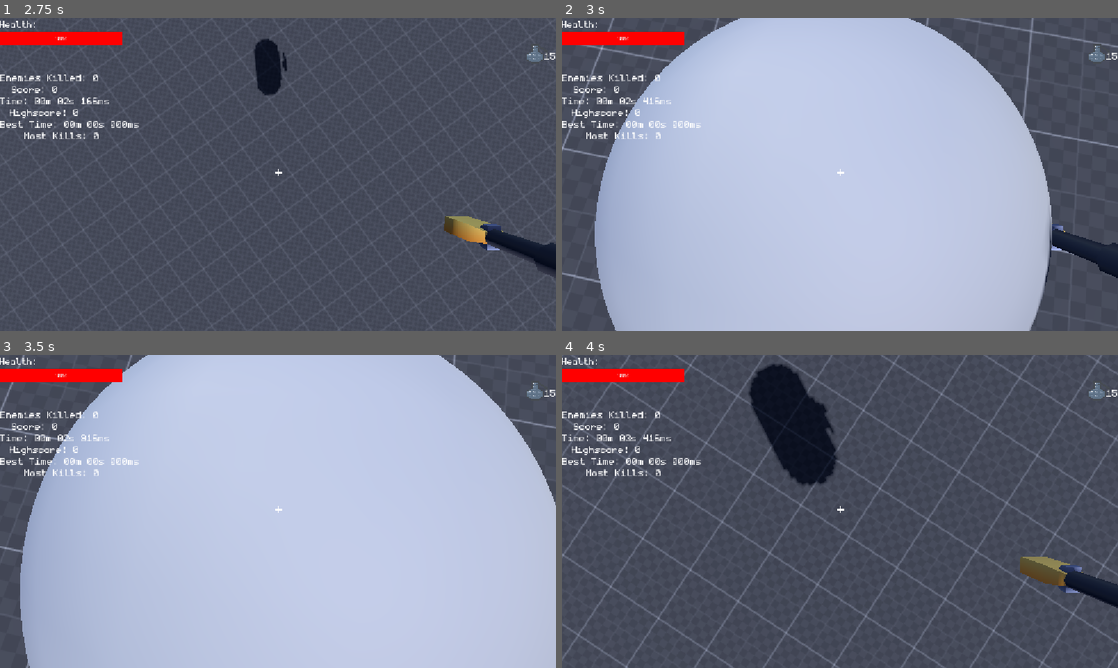
Above: before the commit, frames 1-4 (two rows, left to right).
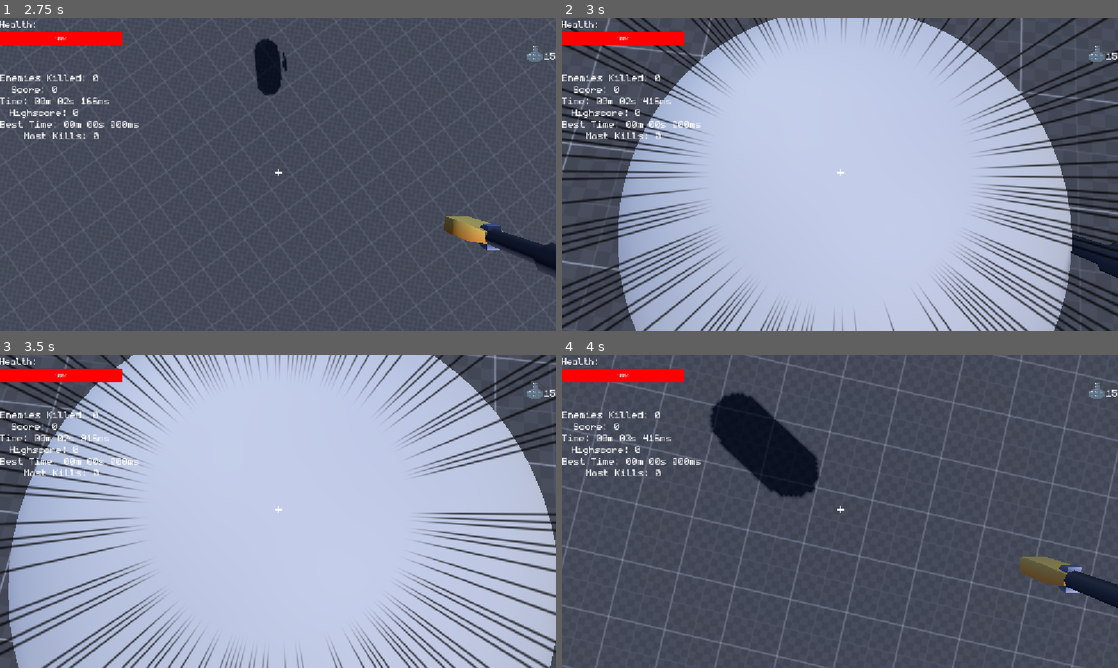
Above: after the commit, the same moments.

Repository: Enkrypt512/Cool-Movement-Game
Game: Godot game, scene res://Scenes/Menu.tscn
Two runs of this game, one before a commit and one after it. Both use one fixed random seed, a clock stepped at 60 frames per second and the inputs below.
Inputs (mouse positions are in pixels of both pictures, inside the frame that each line leads up to):
- Up to frame 1 (2.75 s): click "Start" at 0.5 s; tap Enter at 1.25 s; move the mouse to (305, 174) at 1.27 s; hold Ctrl (Crouch) 1.28-2.03 s; hold W (Forward) from 1.28 s (still down); tap Space (Jump) at 1.52, 1.82, 2.27, 2.3, 2.57 s; tap Alt (Freelook) at 1.55, 2.1 s; move the mouse to (250, 174) at 2.02 s
- Up to frame 2 (3 s): keep holding W (Forward); move the mouse to (851, 168) at 2.77 s; hold Ctrl (Crouch) from 2.78 s (still down); tap Space (Jump) at 2.85 s
- Up to frame 3 (3.5 s): keep holding W (Forward); keep holding Ctrl (Crouch)
- Up to frame 4 (4 s): keep holding W (Forward); move the mouse to (834, 517) at 3.52 s; release Ctrl (Crouch) at 3.53 s; right-click (834, 517) at 3.6 s; tap Space (Jump) at 3.77 s; tap Alt (Freelook) at 3.8 s

Frame 1 is identical in both runs. In frame 2, 19% of the frame differs, in the area x 0-100%, y 0-100%; in frame 3, 15%; in frame 4, 13%.

Commit message:
Change Save File Location And Fix Infinte Going Up Bug And Change KM/s to m/s

Diff:
--- a/Scripts/Game Manager.gd
+++ b/Scripts/Game Manager.gd
@@ -46,17 +46,17 @@
 
 func Save_Stats() -> void:
 	var Config: ConfigFile = ConfigFile.new()
-	Config.load("user://Settings.cfg")
+	Config.load("user://Save.cfg")
 	Config.set_value("Stats", "Highscore", Highscore)
 	Config.set_value("Stats", "Most Enemies Killed", Most_Enemies_Killed)
 	Config.set_value("Stats", "Best Time", Best_Time)
-	var error := Config.save("user://Settings.cfg")
+	var error := Config.save("user://Save.cfg")
 	if error != OK:
 		print("Failed to save stats. Error code: ", error)
 
 func Load_Stats() -> void:
 	var Config: ConfigFile = ConfigFile.new()
-	if Config.load("user://Settings.cfg") == OK:
+	if Config.load("user://Save.cfg") == OK:
 		Highscore = Config.get_value("Stats", "Highscore", 0)
 		Most_Enemies_Killed = Config.get_value("Stats", "Most Enemies Killed", 0)
 		Best_Time = Config.get_value("Stats", "Best Time", 0.0)
--- a/Scripts/HUD.gd
+++ b/Scripts/HUD.gd
@@ -12,4 +12,4 @@
 func _process(_delta: float) -> void:
 	Health_Bar.value = Player.Health
 	if GameManager.Speedometer:
-		Speedometer.text = str(round(int(Player.velocity.length()))) + "km/s"
+		Speedometer.text = str(round(int(Player.velocity.length()))) + "m/s"
--- a/Scripts/InGame Menu.gd
+++ b/Scripts/InGame Menu.gd
@@ -1,7 +1,7 @@
 extends Control
 
 var Current_Button : Button
-@export var Save_Path:String = "user://Settings.cfg"
+@export var Save_Path:String = "user://Save.cfg"
 var Local_Player: CharacterBody3D = null
 
 @onready var Forward: Button = $Settings/Binds/Forward
--- a/Scripts/Main.gd
+++ b/Scripts/Main.gd
@@ -8,7 +8,7 @@
 @onready var Main_Settings: Control = $"InGame Menu/Settings/Main"
 @onready var Quit_Settings: Button = $"InGame Menu/Settings/Quit"
 @onready var Resume: Button = $"InGame Menu/Main/Resume"
-@onready var Settings_Button: Button = $"InGame Menu/Settings Button"
+@onready var Settings_Button: Button = $"InGame Menu/Main/Settings Button"
 @onready var Quit_Menu: Button = $"InGame Menu/Quit"
 @onready var Back_To_Menu: Button = $"InGame Menu/Back To Menu"
 @onready var Enemies_Killed: Label = $"HUD/Enemies Killed"
--- a/Scripts/Menu.gd
+++ b/Scripts/Menu.gd
@@ -1,7 +1,7 @@
 extends Control
 
 var Current_Button : Button
-@export var Save_Path:String = "user://Settings.cfg"
+@export var Save_Path:String = "user://Save.cfg"
 
 @onready var Forward: Button = $Settings/Binds/Forward
 @onready var Backward: Button = $Settings/Binds/Backward
--- a/Scripts/Player.gd
+++ b/Scripts/Player.gd
@@ -45,7 +45,7 @@
 var Current_Slide_Speed: float = 0.0
 @export var Slide_Boost: float = 8.0
 @export var Max_Chained_Speed: float = 2000000000.0
-@export var Speed_Preservation: float = 0.98
+@export var Speed_Preservation: float = 0.9666
 @export var Slide_Jump_Forward_Boost: float = 1.25
 
 # Dash Variables
@@ -311,8 +311,9 @@
 	if !is_on_floor():
 		if Input.is_action_just_pressed("Crouch"):
 			Slamming = true
-			velocity.y = Air_Slam_Velocity
-		elif !Slamming:
+		if Slamming:
+			velocity.y = min(velocity.y, Air_Slam_Velocity)
+		else:
 			velocity += get_gravity() * delta
 	# Grapple
 	if Input.is_action_just_pressed("Grapple") && !Grappling:
@@ -386,17 +387,23 @@
 		if Input.is_action_just_pressed("Jump"):
 			if is_on_wall() && !is_on_floor() && Wall_Jumps_Left > 0:
 				var Wall_Normal: Vector3 = get_wall_normal()
+				var Horizontal_Normal: Vector3 = Vector3(Wall_Normal.x, 0.0, Wall_Normal.z).normalized()
+				var Current_Horiz_Velocity: Vector3 = Vector3(velocity.x, 0.0, velocity.z)
+				var Speed: float = Current_Horiz_Velocity.length()
 				velocity.y = Wall_Jump_Velocity
-				velocity.x = Wall_Normal.x * Wall_Push_Force
-				velocity.z = Wall_Normal.z * Wall_Push_Force
+				var Bounce_Direction: Vector3 = Current_Horiz_Velocity.bounce(Horizontal_Normal).normalized()
+				var Outward_Direction: Vector3 = (Horizontal_Normal + Bounce_Direction).normalized()
+				var Final_Push_Speed: float = max(Speed, abs(Wall_Push_Force))
+				velocity.x = Outward_Direction.x * Final_Push_Speed
+				velocity.z = Outward_Direction.z * Final_Push_Speed
 				Wall_Jump_Lock_Timer = Wall_Jump_Lock_Time
-				Direction = Vector3(Wall_Normal.x, 0, Wall_Normal.z).normalized()
+				Direction = Outward_Direction
 				Wall_Jumps_Left -= 1
 				Jumps_Left = Max_Jumps - 1
 				if GameManager.Toggle_Crouch && Sliding:
 					Crouching = false
-				Sliding = false
-				Freelooking = false
+					Sliding = false
+					Freelooking = false
 			elif Jumps_Left > 0:
 				velocity.y = Jump_Velocity
 				Jumps_Left -= 1
@@ -482,12 +489,22 @@
 			velocity.y = Max_Upward_Velocity
 	# Fall Damage
 	if Was_In_Air && is_on_floor():
-		if !Slamming:
+		if Slamming:
+			var Horizontal_Velocity: Vector3 = Vector3(velocity.x, 0, velocity.z)
+			Sliding = true
+			Freelooking = true
+			Slide_Timer = Slide_Timer_Max
+			Slide_Vector = Vector2(Input_Direction.x, -1.0) if Input_Direction != Vector2.ZERO else Vector2(0, -1.0)
+			var New_Speed: float = min(Horizontal_Velocity.length() + Slam_Slide_Boost, Max_Chained_Speed)
+			var Slide_Direction: Vector3 = (transform.basis * Vector3(Slide_Vector.x, 0, Slide_Vector.y)).normalized()
+			velocity.x = Slide_Direction.x * New_Speed
+			velocity.z = Slide_Direction.z * New_Speed
+			Slamming = false
+		else:
 			if Last_Velocity.y < -Minimum_Fall_Velocity:
 				var Excess_Speed: float = abs(Last_Velocity.y) - Minimum_Fall_Velocity
 				var Calculated_Damage: float = Excess_Speed * Fall_Damage_Multiplier
 				Health = max(0, Health - int(Calculated_Damage))
-		Slamming = false
 
 func _process(delta: float) -> void:
 	Grenades_Left.text = str(Grenades)
